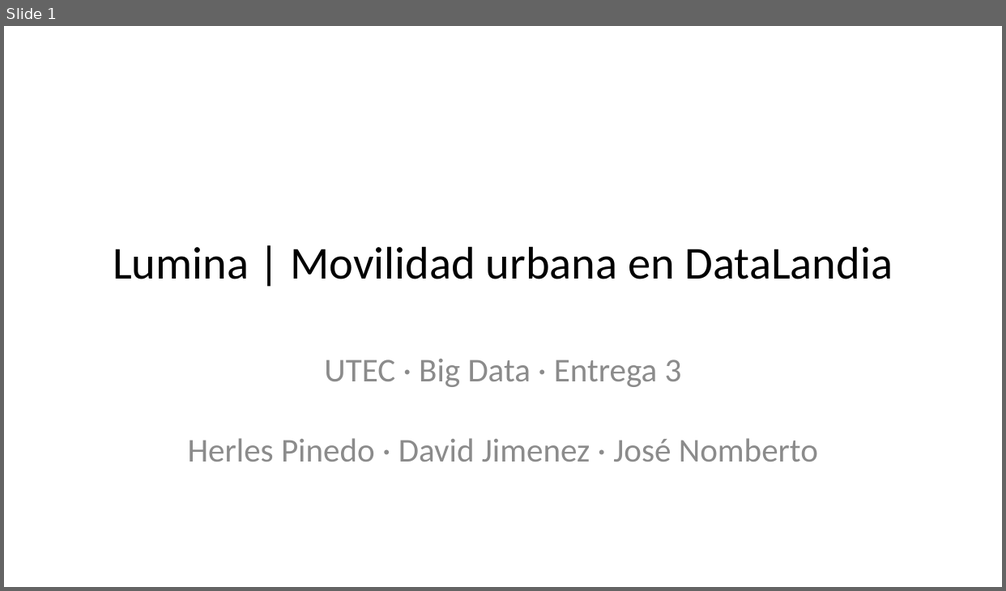
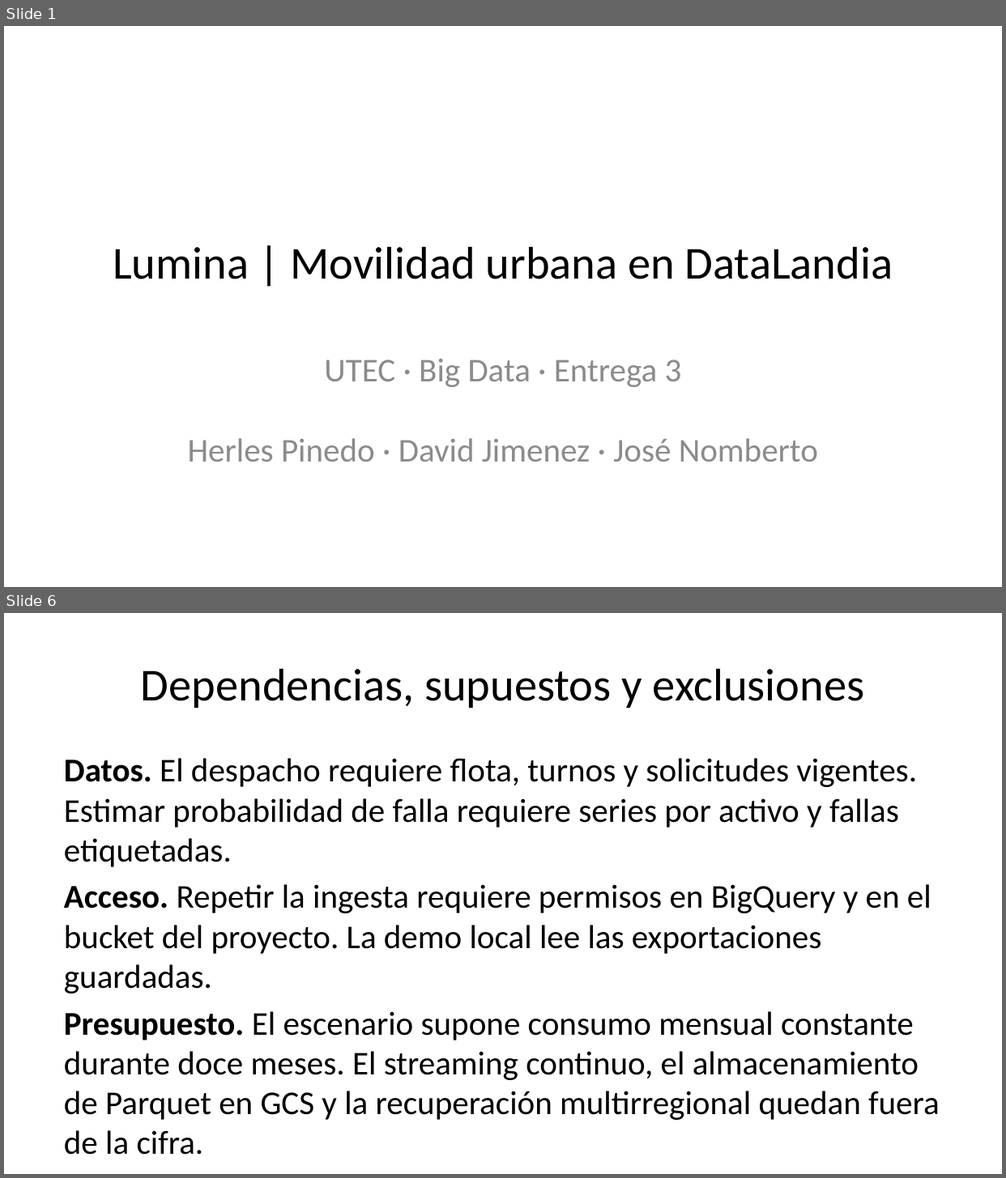
Before and after one commit to AlejandroPinedo/datalandia-lumina-smart-mobility-gcp, a slide deck: P3/entrega/Lumina-P3.pptx. Shown one above the other, each under a label of ours: slide 1 before the commit, slides 1 and 6 after it; the slides between them are not shown. The pictures are 1006x591 and 1006x1178 pixels, drawn with LibreOffice and Linux fonts; fonts in the diff are those of the drawing. Boxes give left, top, right and bottom in pixels: in the first picture for what was removed or moved away, otherwise in the second. Text is boxed around its words. In the diff, an @@ line names an element or a change of style, - is before the commit and + after.

```diff
--- a/P3/entrega/Lumina-P3.pptx
+++ b/P3/entrega/Lumina-P3.pptx
@@ slide 6 added at (4,613,1002,1174), background #FFFFFF @@
@@ title added at (141,668,864,708), 33 pt, text #000000 @@
+Dependencias, supuestos y exclusiones
@@ text added at (64,758,940,1120), 24 pt, text #000000 @@
+Datos. El despacho requiere flota, turnos y solicitudes vigentes. Estimar probabilidad de falla requiere series por activo y fallas etiquetadas.
+Acceso. Repetir la ingesta requiere permisos en BigQuery y en el bucket del proyecto. La demo local lee las exportaciones guardadas.
+Presupuesto. El escenario supone consumo mensual constante durante doce meses. El streaming continuo, el almacenamiento de Parquet en GCS y la recuperación multirregional quedan fuera de la cifra.
```
Also in this commit, not shown: 5 slides changed, 6 other slides added, 7 slides removed, 2 other files.
